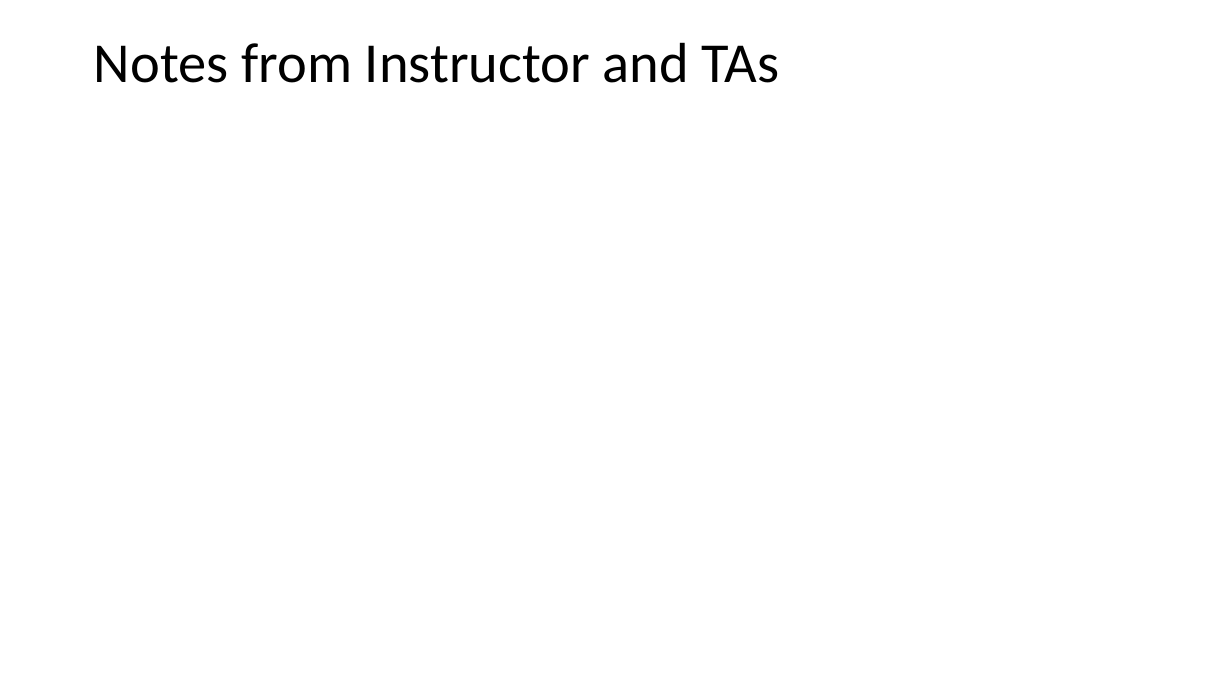
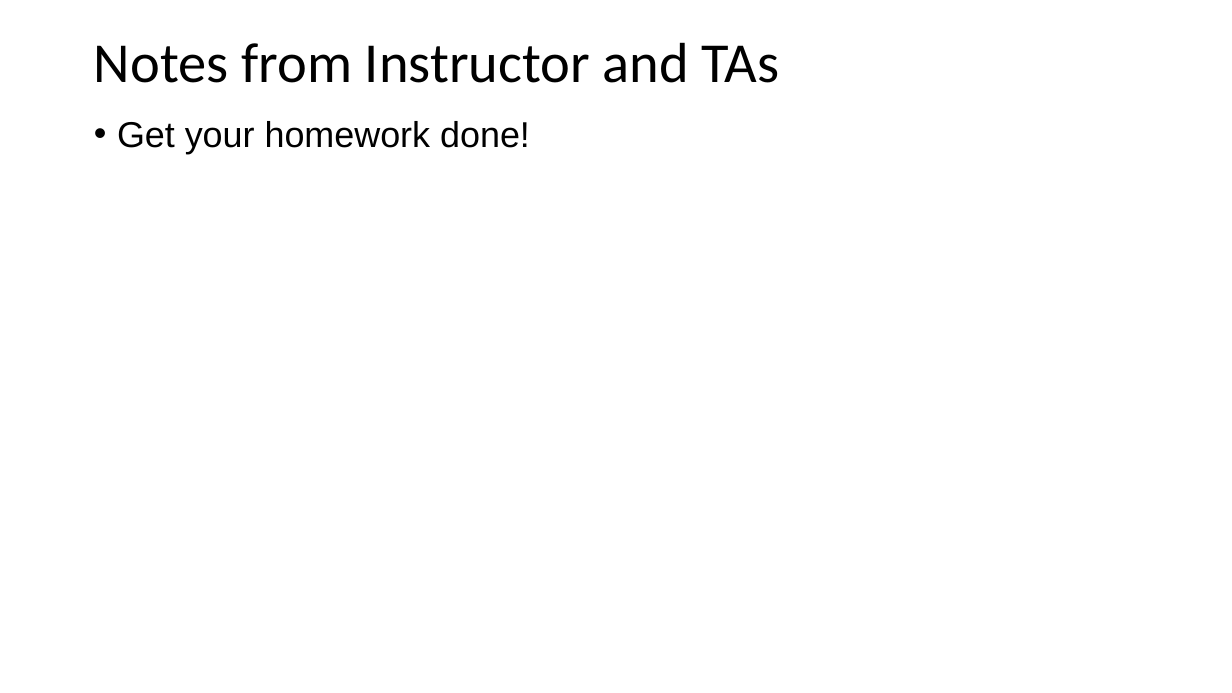
Before and after one commit to Evdawg/Project_4_FF_ML, a slide deck: slide 4 of Project_3_outline.pptm. Drawn at 1232x693 pixels with LibreOffice and Linux fonts; fonts in the diff are those of the drawing. Boxes give left, top, right and bottom in pixels: in the first picture for what was removed or moved away, otherwise in the second. Text is boxed around its words. In the diff, an @@ line names an element or a change of style, - is before the commit and + after.

```diff
--- a/Project_3_outline.pptm
+++ b/Project_3_outline.pptm
@@ text added at bbox=[117, 121, 530, 154], 28 pt, text #000000 @@
+• Get your homework done!
```
Also in this commit, not shown: 3 other slides changed, 1 slide added, 1 other file.
